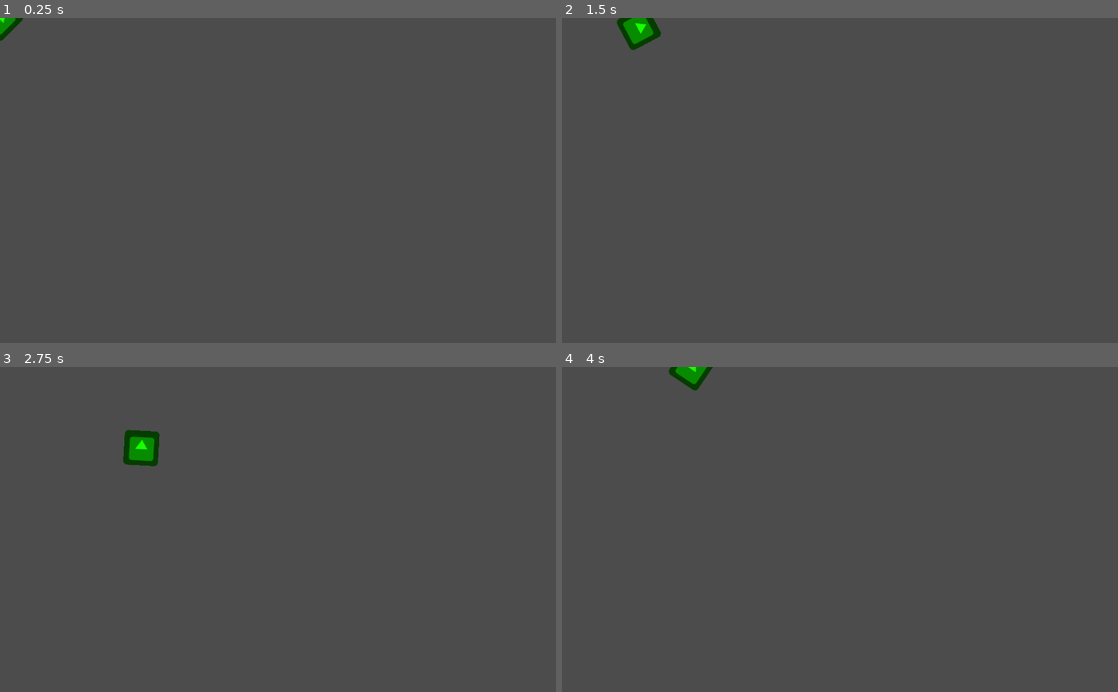
Above: before the commit, frames 1-4 (two rows, left to right).
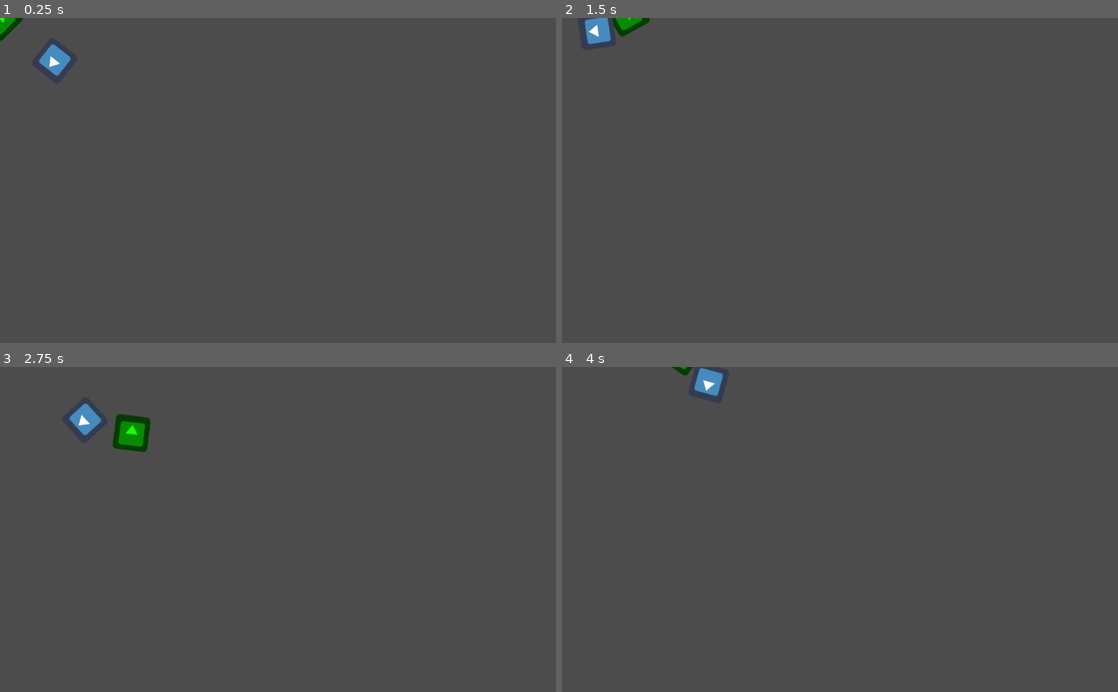
Above: after the commit, the same moments.

Repository: Jibby-Games/JibbyJam0
Game: Godot game, scene res://level.tscn
Same seed, same stepped clock (60 frames per second), same inputs: the game is played once before the commit and once after it. This scene is started directly instead of the project's main scene. The engine's default icon, where the game draws it, is replaced by a stand-in: a white triangle on a blue panel in a dark square.
Inputs (mouse positions are in pixels of both pictures, inside the frame that each line leads up to):
- Up to frame 1 (0.25 s): no input
- Up to frame 2 (1.5 s): move the mouse to (962, 164) at 0.52 s; hold D (right) 0.53-1.28 s; move the mouse to (728, 196) at 1.27 s; hold S (down) from 1.28 s (still down)
- Up to frame 3 (2.75 s): move the mouse to (333, 458) at 2.02 s; release S (down) at 2.03 s; hold D (right) from 2.03 s (still down)
- Up to frame 4 (4 s): move the mouse to (812, 594) at 2.77 s; release D (right) at 2.78 s; hold W (up) 2.78-3.53 s; move the mouse to (1006, 578) at 3.52 s; hold A (left) from 3.53 s (still down)

The runs differ from the first frame. In frame 1, 0.3% of the frame differs, in the area x 7-13%, y 7-18%; in frame 2, 0.8%; in frame 3, 1.3%, in the area x 12-29%, y 11-31%; in frame 4, 0.6%.

Commit message:
Enemy chases player

Diff:
--- /dev/null
+++ b/enemy.tscn
@@ -0,0 +1,17 @@
+[gd_scene load_steps=4 format=2]
+
+[ext_resource path="res://icon.png" type="Texture" id=1]
+[ext_resource path="res://scripts/enemy.gd" type="Script" id=2]
+
+[sub_resource type="CircleShape2D" id=1]
+radius = 32.0
+
+[node name="enemy" type="KinematicBody2D"]
+position = Vector2( 543, 311 )
+script = ExtResource( 2 )
+
+[node name="Sprite" type="Sprite" parent="."]
+texture = ExtResource( 1 )
+
+[node name="CollisionShape2D" type="CollisionShape2D" parent="."]
+shape = SubResource( 1 )
--- a/level.tscn
+++ b/level.tscn
@@ -1,7 +1,11 @@
-[gd_scene load_steps=2 format=2]
+[gd_scene load_steps=3 format=2]
 
 [ext_resource path="res://player.tscn" type="PackedScene" id=1]
+[ext_resource path="res://enemy.tscn" type="PackedScene" id=2]
 
 [node name="level" type="Node2D"]
 
 [node name="player" parent="." instance=ExtResource( 1 )]
+
+[node name="enemy" parent="." instance=ExtResource( 2 )]
+position = Vector2( 116, 91 )
--- a/scripts/enemy.gd
+++ b/scripts/enemy.gd
@@ -1,16 +1,34 @@
 extends KinematicBody2D
 
+export var speed = 150
+export var friction = 0.01
+export var acceleration = 0.1
 
-# Declare member variables here. Examples:
-# var a = 2
-# var b = "text"
+var velocity = Vector2()
+var player_pawn
+
+func _ready():
+	player_pawn = get_parent().get_node("player")
 
 
-# Called when the node enters the scene tree for the first time.
-func _ready():
-	pass # Replace with function body.
+func get_heading():
+	var heading = Vector2()
 
+	var player_loc = player_pawn.global_position
+	print(player_loc)
 
-# Called every frame. 'delta' is the elapsed time since the previous frame.
-#func _process(delta):
-#	pass
+	heading = player_loc - self.global_position
+
+	return heading
+
+func _physics_process(delta):
+	var direction = get_heading()
+
+	look_at(direction)
+
+	if direction.length() > 0:
+		velocity = lerp(velocity, direction.normalized() * speed, acceleration)
+	else:
+		velocity = lerp(velocity, Vector2.ZERO, friction)
+
+	velocity = move_and_slide(velocity)
